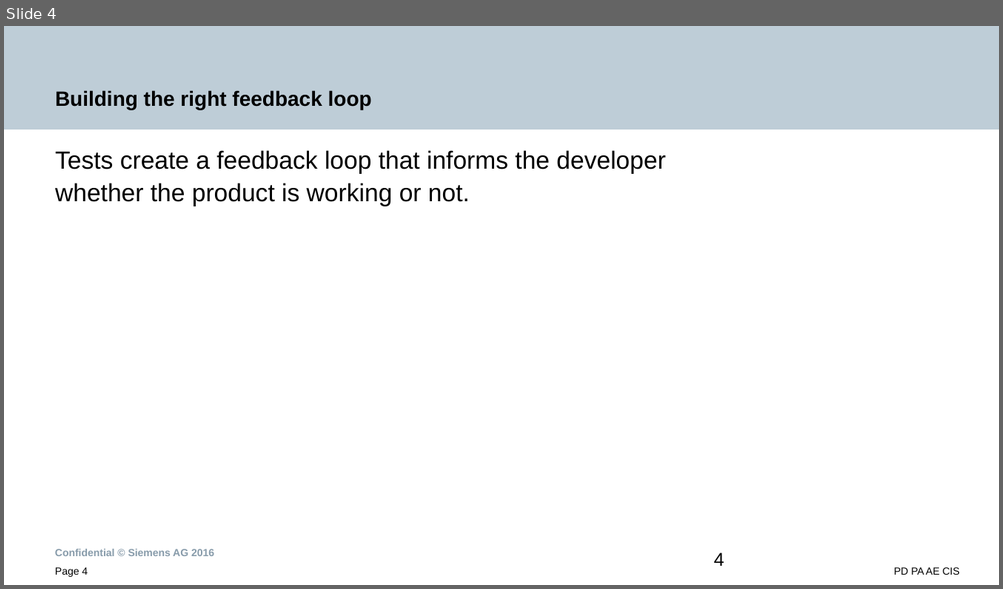
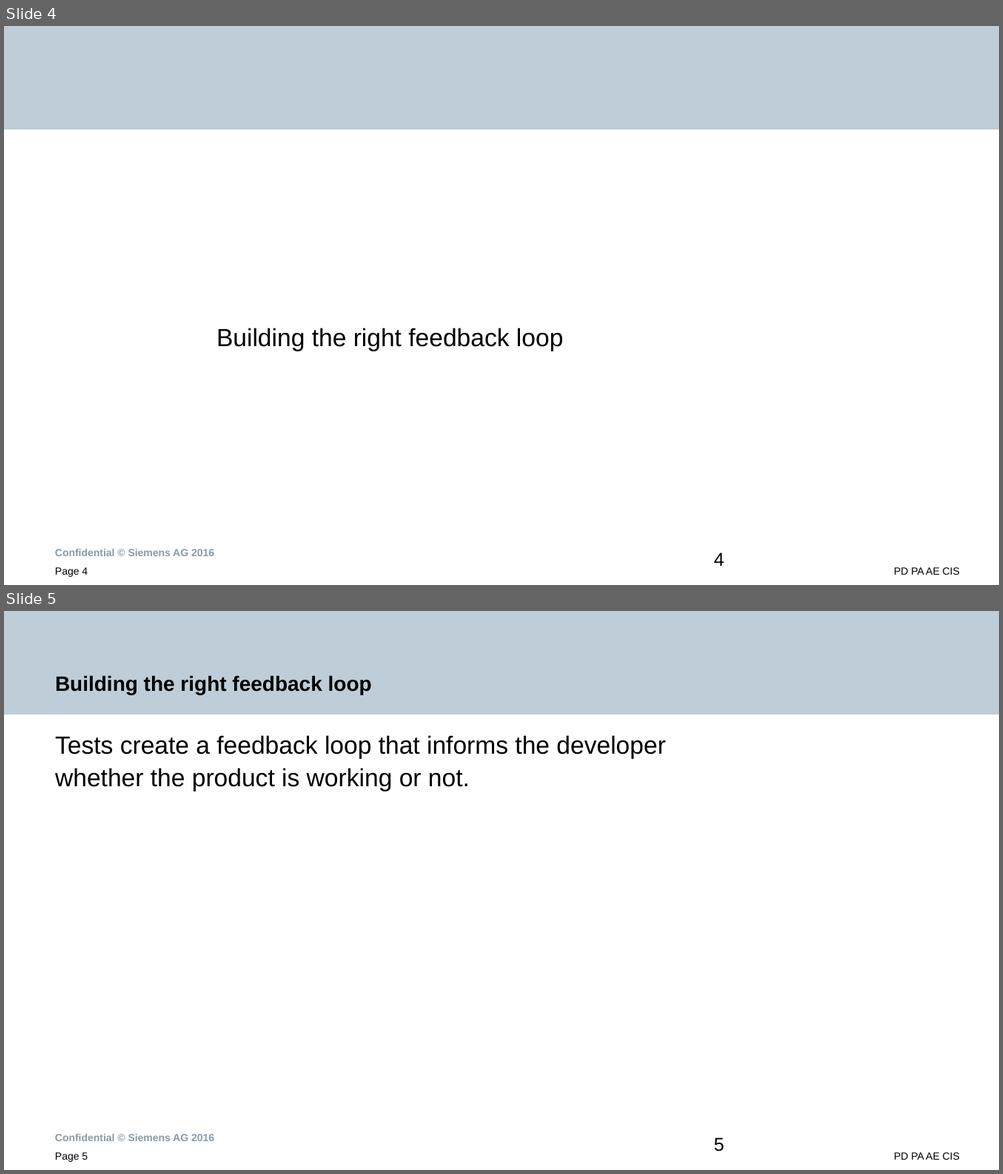
Before and after one commit to SunilPrasad/GithubRepo, a slide deck: TDDExamples/Persentation/TestDrivenDevelopment.pptx. Shown one above the other, each under a label of ours: slide 4 before the commit, slides 4 and 5 after it. The pictures are 1003x589 and 1003x1174 pixels, drawn with LibreOffice and Linux fonts; fonts in the diff are those of the drawing; background and template pictures are left out. Boxes give left, top, right and bottom in pixels: in the first picture for what was removed or moved away, otherwise in the second. Text is boxed around its words. In the diff, an @@ line names an element or a change of style, - is before the commit and + after.

```diff
--- a/TDDExamples/Persentation/TestDrivenDevelopment.pptx
+++ b/TDDExamples/Persentation/TestDrivenDevelopment.pptx
@@ slide 4 added at [4, 26, 999, 585], background #FFFFFF; not listed: 4 template elements that a slide beside it also shows @@
@@ text added at [216, 328, 563, 352], 24 pt, text #000000 @@
+Building the right feedback loop
@@ page number added at [714, 553, 724, 566], 18 pt, text #000000 @@
+4
@@ what was slide 4 is now slide 5 @@
@@ page number at [714, 1138, 724, 1152]: text changed @@
-4
+5
@@ page number at [55, 1153, 88, 1162]: text changed @@
-Page 4
+Page 5
```
Also in this commit, not shown: 11 slides changed, 3 other slides added, 1 slide removed.
